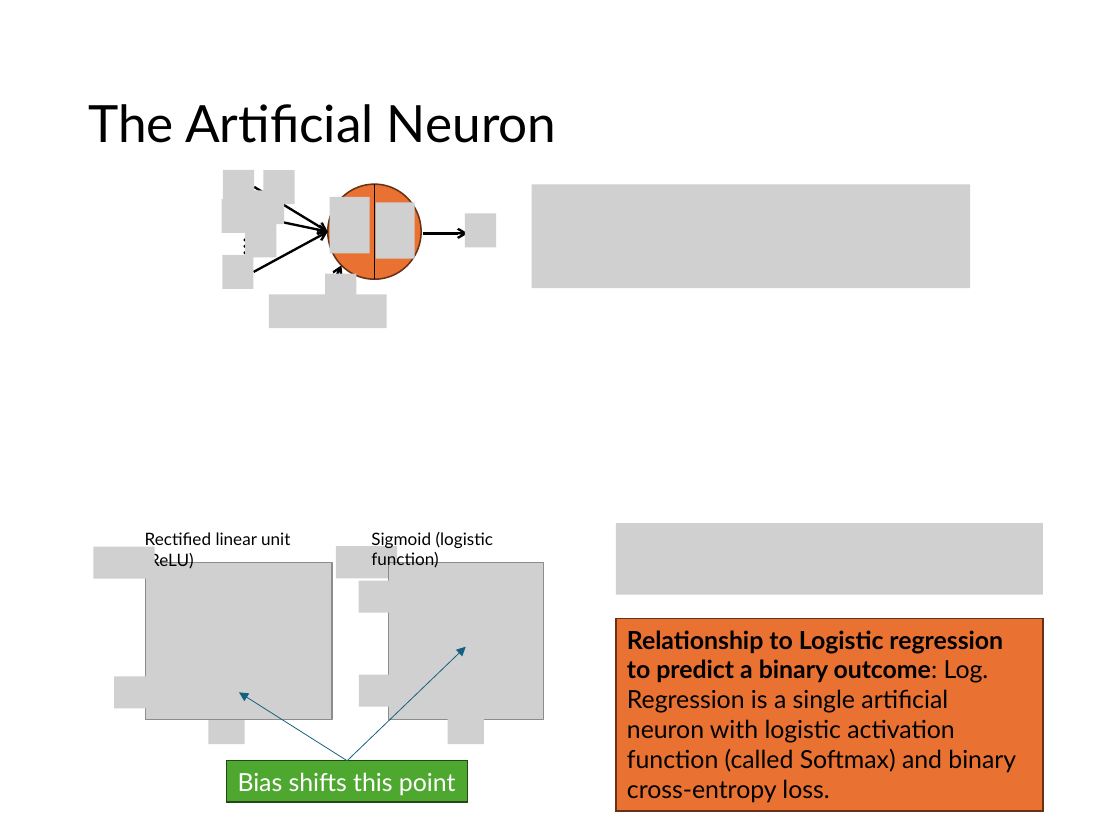
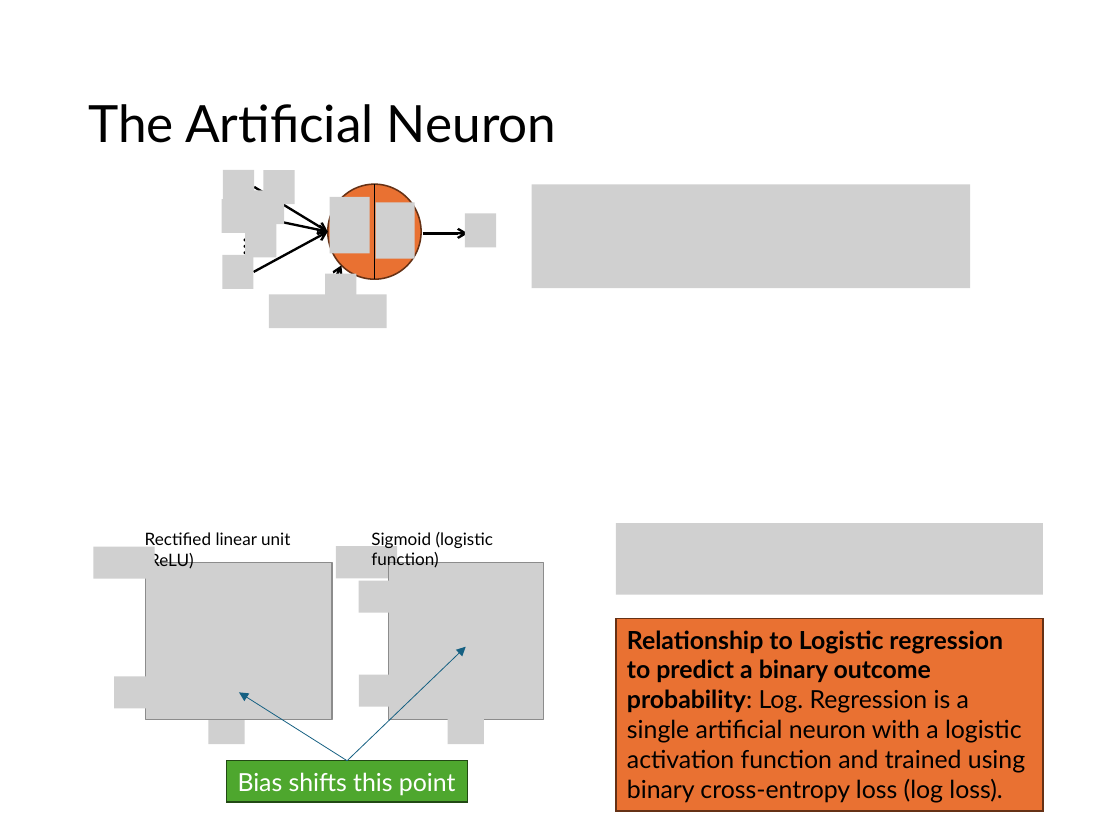
Before and after one commit to mhahsler/Introduction_to_Data_Mining_R_Examples, a slide deck: slide 32 of slides/chap4_alternative_classification.pptx (slide 30 before the commit). Drawn at 1120x840 pixels with LibreOffice and Linux fonts; fonts in the diff are those of the drawing; grey boxes stand for pictures. Boxes give left, top, right and bottom in pixels: in the first picture for what was removed or moved away, otherwise in the second. Text is boxed around its words. In the diff, an @@ line names an element or a change of style, - is before the commit and + after.

```diff
--- a/slides/chap4_alternative_classification.pptx
+++ b/slides/chap4_alternative_classification.pptx
@@ text in rectangle at [627, 630, 1025, 803]: text changed @@
-Relationship to Logistic regression to predict a binary outcome: Log. Regression is a single artificial neuron with logistic activation function (called Softmax) and binary cross-entropy loss.
+Relationship to Logistic regression to predict a binary outcome probability: Log. Regression is a single artificial neuron with a logistic activation function and trained using binary cross-entropy loss (log loss).
```
Also in this commit, not shown: 16 other slides changed, 3 slides added, 2 slides removed, 1 other file.
